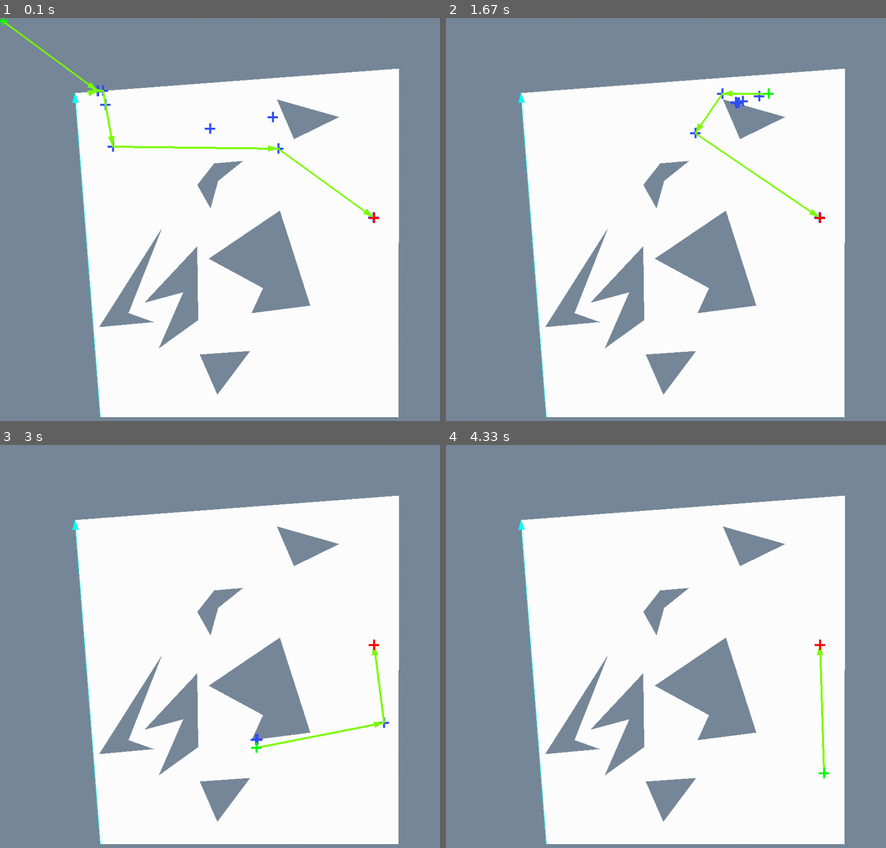
Above: before the commit, frames 1-4 (two rows, left to right).
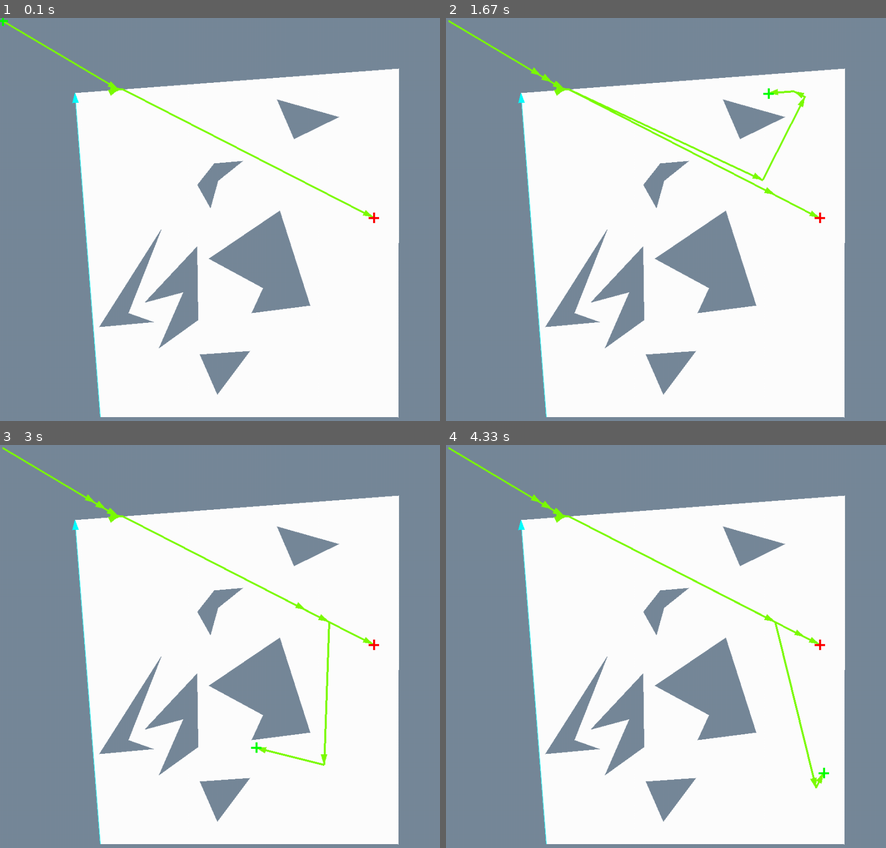
Above: after the commit, the same moments.

Repository: DoYouEvenStackSmash/planning-algorithms-exercises
Game: pygame game, started from src/ch5/random-dense-tree/rdt-demo.py
Two runs of this game, one before a commit and one after it. Both use one fixed random seed, a clock stepped at 60 frames per second and the inputs below.
Inputs (mouse positions are in pixels of both pictures, inside the frame that each line leads up to):
- Up to frame 1 (0.1 s): no input
- Up to frame 2 (1.67 s): move the mouse to (674, 288) at 0.37 s; move the mouse to (573, 271) at 0.87 s; move the mouse to (767, 94) at 1.22 s
- Up to frame 3 (3 s): move the mouse to (259, 525) at 1.82 s; move the mouse to (255, 747) at 2.55 s
- Up to frame 4 (4.33 s): move the mouse to (824, 771) at 3.42 s

The runs differ from the first frame. In frame 1, 1.3% of the frame differs, in the area x 1-87%, y 0-51%; in frame 2, 1.5%, in the area x 0-87%, y 0-51%; in frame 3, 1.3%; in frame 4, 1.1%.

Commit message:
added stuff

Diff:
--- a/src/ch5/random-dense-tree/cell_decomp_support.py
+++ b/src/ch5/random-dense-tree/cell_decomp_support.py
@@ -55,7 +55,7 @@
         """
         M = VerticalCellDecomposition.get_normal_pt(A, B, C)
 
-        T = mfn.pol2car(C, 10, theta)
+        T = mfn.pol2car(C, 1, theta)
 
         gamma = VerticalCellDecomposition.test_get_delta_theta(M, C, T)
         dist = mfn.euclidean_dist(C, M)
--- a/src/ch5/random-dense-tree/graph_processing.py
+++ b/src/ch5/random-dense-tree/graph_processing.py
@@ -119,3 +119,50 @@
         marker = marker + 1
     path.reverse()
     return path
+
+def get_vtx_path(vl, start, end):
+    curr = end
+    pl = [curr]
+    while 1:
+        for c in vl[curr].adj:
+            if c < curr:
+                pl.append(c)
+                curr = c
+                break
+        if curr == start:
+            break
+    print(pl)
+    return pl
+
+
+import heapq
+
+def dijkstra(edges, start, end):
+    graph = {}
+    for edge in edges:
+        if edge[0] not in graph:
+            graph[edge[0]] = []
+        graph[edge[0]].append((edge[1], edge[2]))
+
+    pq = [(0, start, [])]  # Priority queue (distance, node, path)
+    visited = set()
+
+    while pq:
+        (cost, node, path) = heapq.heappop(pq)
+        if node not in visited:
+            path = path + [node]
+            if node == end:
+                return [(path[i], path[i+1], graph[path[i]][j][1]) for i in range(len(path)-1) for j in range(len(graph[path[i]])) if graph[path[i]][j][0] == path[i+1]]
+            visited.add(node)
+            for neighbor, weight in graph.get(node, []):
+                if neighbor not in visited:
+                    heapq.heappush(pq, (cost + weight, neighbor, path))
+    return None
+
+# # Example usage:
+# edges = [('A', 'B', 2), ('A', 'C', 5), ('B', 'C', 1), ('B', 'D', 6), ('C', 'D', 3)]
+# start_node = 'A'
+# end_node = 'D'
+
+# shortest_path = dijkstra(edges, start_node, end_node)
+# print(shortest_path)
--- a/src/ch5/random-dense-tree/helpers.py
+++ b/src/ch5/random-dense-tree/helpers.py
@@ -4,6 +4,7 @@
 from render_support import TransformFxns as tfn
 from render_support import PygameArtFxns as pafn
 from cell_decomp_support import *
+import random
 
 
 class V:
@@ -80,6 +81,10 @@
     Adds a vertex to a chosen edge. removes the chosen edge
     """
     edge_set.remove(edge)
+    # vlist[edge[1]].adj.remove(edge[0])
+    # vlist[edge[1]].adj.add(v_idx)
+    # vlist[v_idx].adj.add(edge[0])
+    # vlist[v_idx].adj.add(edge[1])
     edge_set.add((edge[0], v_idx))
     edge_set.add((v_idx, edge[1]))
 
@@ -88,7 +93,10 @@
     """
     Adds a new edge between source vertex and new vertex
     """
+    # vlist[sv_idx].adj.add(v_idx)
+    # vlist[v_idx].adj.add(sv_idx)
     edge_set.add((sv_idx, v_idx))
+
 
 
 def get_normal_pt(edge, pt):
@@ -101,6 +109,7 @@
     Returns:
         _type_: single point
     """
+    return VerticalCellDecomposition.get_normal_pt(edge[0],edge[1], pt)
     a, b, c = (
         cart2complex(pt, edge[0]),
         cart2complex(pt, edge[1]),
@@ -161,7 +170,7 @@
     theta, d = mfn.car2pol(sv, tpt)
 
     # check each obstacle edge for intersections
-    for e in obs_edge_set:
+    for i,e in enumerate(obs_edge_set):
         p1, p2 = ovl[e[0]].pt, ovl[e[1]].pt
         if test_for_intersection(p1, p2, sv, theta):
             # I = VerticalCellDecomposition.get_intersection_pt(p1, p2, sv, theta)
@@ -173,7 +182,7 @@
     theta, d = mfn.car2pol(sv, tpt)
 
     flag = False
-    if min_st_dist > d:
+    if min_st_dist >= d:
         min_st_dist = d
         flag = True
 
@@ -213,7 +222,7 @@
     Generates a random sequence of floats between 0,1000
     returns a sequence of points
     """
-    rng = np.random.default_rng(12345)
+    rng = np.random.default_rng(random.randint(10000,20000))
     rand_val = lambda: (rng.uniform()) * 700 + 130
     pl = []
     for i in range(k):
@@ -232,7 +241,7 @@
     theta, d = mfn.car2pol(origin_pt,target_pt)
     # print(d)
     for i,e in enumerate(obs_edge_list):
-        print(e)
+        # print(e)
         p1, p2, = obs_vtx_list[e[0]].pt, obs_vtx_list[e[1]].pt
         if test_for_intersection(p1, p2, origin_pt, theta) or test_for_intersection(p2, p1, origin_pt, theta):
             npt = get_normal_pt((p1,p2), origin_pt)
--- /dev/null
+++ b/src/ch5/random-dense-tree/optimizer.py
@@ -0,0 +1,88 @@
+import numpy as np
+import matplotlib.pyplot as plt
+
+# B-spline basis function (degree = 3 cubic B-spline)
+def b_spline_basis(i, k, u, knots):
+    if k == 0:
+        return 1.0 if knots[i] <= u < knots[i + 1] else 0.0
+    else:
+        d1 = (u - knots[i]) / (knots[i + k] - knots[i]) if knots[i + k] != knots[i] else 0
+        d2 = (knots[i + k + 1] - u) / (knots[i + k + 1] - knots[i + 1]) if knots[i + k + 1] != knots[i + 1] else 0
+        return d1 * b_spline_basis(i, k - 1, u, knots) + d2 * b_spline_basis(i + 1, k - 1, u, knots)
+
+# B-spline trajectory generation
+def generate_b_spline(control_points, n_points=100):
+    n_control_points = len(control_points)
+    degree = 4
+    # Knot vector (uniform)
+    knots = np.linspace(0, 1, n_control_points + degree + 1)
+
+    # Generate trajectory points
+    u_vals = np.linspace(0, 1, n_points)
+    trajectory = np.zeros((n_points, 2))
+
+    for j, u in enumerate(u_vals):
+        for i in range(n_control_points):
+            basis = b_spline_basis(i, degree, u, knots)
+            trajectory[j] += basis * control_points[i]
+
+    return trajectory
+
+# Objective function: minimize the total length of the trajectory
+def trajectory_length(trajectory):
+    return np.sum(np.sqrt(np.sum(np.diff(trajectory, axis=0)**2, axis=1)))
+
+# Numerical gradient descent to optimize control points
+def optimize_trajectory(control_points, learning_rate=0.001, n_iterations=1000):
+    control_points = np.array(control_points).astype(float)
+
+    for iteration in range(n_iterations):
+        # Generate B-spline trajectory
+        trajectory = generate_b_spline(control_points)
+
+        # Compute the objective (trajectory length)
+        length = trajectory_length(trajectory)
+
+        # Numerical gradient computation (simple finite difference)
+        grad = np.zeros_like(control_points)
+        control_points+=1e-5
+        new_trajectory = generate_b_spline(control_points)
+        new_length = trajectory_length(new_trajectory)
+        grad = (new_length - length) / 1e-5
+        control_points -= 1e-5
+        # for i in range(len(control_points)):
+        #     for j in range(2):  # x and y coordinates
+        #         control_points[i, j] += 1e-5
+        #         new_trajectory = generate_b_spline(control_points)
+        #         new_length = trajectory_length(new_trajectory)
+        #         grad[i, j] = (new_length - length) / 1e-5
+        #         control_points[i, j] -= 1e-5  # Restore control point
+
+        # Update control points using gradient descent
+        control_points -= learning_rate * grad
+
+        if iteration % 100 == 0:
+            print(f"Iteration {iteration}: Trajectory length = {length}")
+
+    return control_points
+
+# Example waypoints (initial control points)
+waypoints = [(0, 0), (1, 2), (2, 1), (3, 3), (4, 0), (5, 2)]
+
+# Optimize the control points
+optimized_control_points = optimize_trajectory(waypoints[1:-1])
+print(optimized_control_points)
+# exit()
+# Generate the optimized trajectory
+optimized_trajectory = generate_b_spline(optimized_control_points)
+
+# Plot the original waypoints and the optimized trajectory
+plt.figure(figsize=(8, 6))
+plt.plot(*zip(*waypoints), 'ro-', label="Waypoints (Initial Control Points)")
+plt.plot(optimized_trajectory[:, 0], optimized_trajectory[:, 1], 'b-', label="Optimized Trajectory")
+plt.legend()
+plt.title('B-Spline Optimized Trajectory')
+plt.xlabel('X')
+plt.ylabel('Y')
+plt.grid()
+plt.show()
--- a/src/ch5/random-dense-tree/rdt-demo.py
+++ b/src/ch5/random-dense-tree/rdt-demo.py
@@ -21,25 +21,26 @@
 DEBUG = False
 
 
-def RDT_loop(screen, start, goal, obs_edge_set, input_points, obstacle_vertex_list):
-    """
-    Given a start and goal, construct an RDT over the world in search of the goal
-    """
-    vlist = [V(start)]
-    edge_set = set()
+def continue_RDT_loop(screen, start, goal, obs_edge_set, input_points, obstacle_vertex_list,vlist,edge_set):
+
+    # edge_set = set()
     global rand_val
     el = None
     # randvals = [rand_val() for _ in range(len(input_points))]
     i = 0
-
+    input_len = len(input_points)
+    # input_points = deque(input_points)
     # i+=1
-    while i < len(input_points):
+    while input_len:
+        i = random.randint(0, input_len-1)
         tpt = input_points[i]
+        input_len -= 1
         # beeline for the goal
         if rand_val() == 1:
             tpt = goal
-            i = i - 1
+            input_len +=1
         else:
+            del input_points[i]
             f2 = get_nearest_feature(obstacle_vertex_list, obs_edge_set, tpt)
             n = None
             if len(f2) > 1:
@@ -77,7 +78,7 @@
             vlist, obs_edge_set, sv_idx, tpt, edge_set, obstacle_vertex_list
         )
 
-        i += 1
+        # i += 1
 
         # finish
         if tpt == goal and flag:
@@ -88,32 +89,157 @@
                     pafn.frame_draw_line(screen, (p1, p2), pafn.colors["red"])
             # compute the path between start and goal
             path = get_path(build_inverted_tree(list(edge_set), 0), 0, len(vlist) - 1)
+            # path = get_vtx_path(vlist, 0,len(vlist)-1)
+            # pts = [vlist[i].pt for i in range(len(path))]
+            # reversed(pts)/
+
             pts = [vlist[path[0][0]].pt]
             pts.extend([vlist[path[i][1]].pt for i in range(len(path))])
-
-            vals = [pts[0]]
+            # vals = pts
+            vals = deque()
+            vals.append(pts[0])
             k = 1
-            for p in pts:
-                pafn.frame_draw_cross(screen, p, pafn.colors["indigo"])
+            # if DEBUG:
+            #     for p in pts:
+            #         pafn.frame_draw_cross(screen, p, pafn.colors["indigo"])
             # reversed(pts)
+
+
+            # print
+
             while len(vals) < len(pts) and k < len(pts):
                 c = len(pts) - 1
                 while c > k:
+
                     if check_for_free_path(obs_edge_set, obstacle_vertex_list, vals[-1] ,pts[c]):
+                        # dist(vals[-1],c)
                         vals.append(pts[c])
                         k = c + 1
-
                         break
                     c-=1
-
                 if c == k:
                     vals.append(pts[k])
                     k = k + 1
+            points_skipped = len(pts) - len(vals)
+            # print(points_skipped)
+            # pafn.frame_draw_ray(screen, vals[-2],vals[-1], pafn.colors["lawngreen"],True)
 
             for k in range(1,len(vals)):
                 pafn.frame_draw_ray(screen, vals[k-1],vals[k], pafn.colors["lawngreen"],True)
-            return True
-    return False
+            return True,vlist,input_points,edge_set
+    return False,vlist,[],edge_set
+
+def RDT_loop(screen, start, goal, obs_edge_set, input_points, obstacle_vertex_list):
+    """
+    Given a start and goal, construct an RDT over the world in search of the goal
+    """
+    vlist = deque([V(start)])
+    edge_set = set()
+    global rand_val
+    el = None
+    # randvals = [rand_val() for _ in range(len(input_points))]
+    i = 0
+    input_len = len(input_points)
+    input_points = deque(input_points)
+    # i+=1
+    while input_len:
+        i = random.randint(0, input_len-1)
+        tpt = input_points[i]
+        input_len -= 1
+        # beeline for the goal
+        if rand_val() == 1:
+            tpt = goal
+            input_len +=1
+        else:
+            del input_points[i]
+            f2 = get_nearest_feature(obstacle_vertex_list, obs_edge_set, tpt)
+            n = None
+            if len(f2) > 1:
+                n = get_normal_pt(
+                    (obstacle_vertex_list[f2[0]].pt, obstacle_vertex_list[f2[1]].pt),
+                    tpt,
+                )
+            else:
+                n = obstacle_vertex_list[f2[0]].pt
+            if dist(tpt, n) < 1:
+                i += 1
+                continue
+
+        f = get_nearest_feature(vlist, edge_set, tpt)
+
+        # nearest feature is an edge
+        if len(f) > 1:
+            # vl1, vl2 = f
+            # v1, v2 = vlist[f[0]], vlist[f[1]]
+            n = get_normal_pt((vlist[f[0]].pt, vlist[f[1]].pt), tpt)
+            # nv = V(n)
+            nv_idx = len(vlist)
+            vlist.append(V(n))
+            # break the edge at the normal point
+            addV2E(vlist, edge_set, f, nv_idx)
+
+            # set nearest feature to the new vertex breaking the edge
+            f = [nv_idx]
+
+        # set source vertex to the nearest feature
+        sv_idx = f[0]
+
+        # add the new edge if it exists
+        flag = check_path(
+            vlist, obs_edge_set, sv_idx, tpt, edge_set, obstacle_vertex_list
+        )
+
+        # i += 1
+
+        # finish
+        if tpt == goal and flag:
+            # render the current tree
+            if DEBUG:
+                for e in list(edge_set):
+                    p1, p2 = vlist[e[0]].pt, vlist[e[1]].pt
+                    pafn.frame_draw_line(screen, (p1, p2), pafn.colors["red"])
+            # compute the path between start and goal
+            path = get_path(build_inverted_tree(list(edge_set), 0), 0, len(vlist) - 1)
+            # reversed(list(edge_set))
+            # path = get_vtx_path(vlist, 0,len(vlist)-1)
+            # pts = [vlist[i].pt for i in range(len(path))]
+            # reversed(pts)/
+
+            pts = [vlist[path[0][0]].pt]
+            pts.extend([vlist[path[i][1]].pt for i in range(len(path))])
+            # vals = pts
+            vals = deque()
+            vals.append(pts[0])
+            k = 1
+            # if DEBUG:
+            #     for p in pts:
+            #         pafn.frame_draw_cross(screen, p, pafn.colors["indigo"])
+            # reversed(pts)
+
+
+            # print
+
+            while len(vals) < len(pts) and k < len(pts):
+                c = len(pts) - 1
+                while c > k:
+
+                    if check_for_free_path(obs_edge_set, obstacle_vertex_list, vals[-1] ,pts[c]):
+                        # dist(vals[-1],c)
+                        vals.append(pts[c])
+                        k = c + 1
+                        break
+                    c-=1
+                if c == k:
+                    vals.append(pts[k])
+                    k = k + 1
+            points_skipped = len(pts) - len(vals)
+            # print(points_skipped)
+            # pafn.frame_draw_ray(screen, vals[-2],vals[-1], pafn.colors["lawngreen"],True)
+
+            for k in range(1,len(vals)):
+                pafn.frame_draw_ray(screen, vals[k-1],vals[k], pafn.colors["lawngreen"],True)
+            return True,vlist,input_points, edge_set
+    return False,vlist,[], edge_set
 
 
 
@@ -143,7 +269,7 @@
             obs_edge_set.add((opl[val], opl[val2]))
 
     # sample the input space
-    input_points = get_rand_sequence(400)
+    input_points = get_rand_sequence(200)
     ips = set(input_points)
 
     for tpt in input_points:
@@ -165,19 +291,70 @@
     g = (750, 400)
     last = None
     # time.sleep(3)
+    counter = 0
+    flag, vlist,edge_set = False, None,None
+    FIRST = True
     while 1:
         for event in pygame.event.get():
             if event.type == pygame.MOUSEBUTTONDOWN:
                 sys.exit()
             goal = pygame.mouse.get_pos()
+            counter += 1
             if goal == last:
                 continue
+            # if counter % 10:
+            #     continue
+            # else:
+            #     counter = 0
             last = goal
             pafn.clear_frame(screen)
             draw_face(screen, dcel, ID)
-            flag = RDT_loop(screen, goal, g, obs_edge_set, input_points, ovl)
+            if FIRST:
+                flag,vlist,input_points,edge_set = RDT_loop(screen, goal, g, obs_edge_set, input_points, ovl)
+                FIRST = False
+            elif flag:
+                f = get_nearest_feature(vlist, edge_set, g)
+
+                # nearest feature is an edge
+                if len(f) > 1:
+                    # vl1, vl2 = f
+                    # v1, v2 = vlist[f[0]], vlist[f[1]]
+                    n = get_normal_pt((vlist[f[0]].pt, vlist[f[1]].pt), g)
+                    # nv = V(n)
+                    nv_idx = len(vlist)
+                    vlist.append(V(n))
+                    # break the edge at the normal point
+                    addV2E(vlist, edge_set, f, nv_idx)
+
+                    # set nearest feature to the new vertex breaking the edge
+                    f = [nv_idx]
+                sv_idx = f[0]
+
+                f = vlist[sv_idx].pt
+                # g2 = vlist[nv_idx].pt
+                # print(f)
+                flag,vlist,input_points,edge_set = continue_RDT_loop(screen,f,goal, obs_edge_set, input_points, ovl, vlist,edge_set)
+
+                flag,vlist,input_points,edge_set = continue_RDT_loop(screen,f,g, obs_edge_set, input_points, ovl, vlist,edge_set)
+
             if not flag:
-                random.shuffle(input_points)
+                input_points = get_rand_sequence(200)
+                ips = set(input_points)
+
+                for tpt in input_points:
+                    f2 = get_nearest_feature(ovl, obs_edge_set, tpt)
+                    n = None
+                    if len(f2) > 1:
+                        n = get_normal_pt((ovl[f2[0]].pt, ovl[f2[1]].pt), tpt)
+                    else:
+                        n = ovl[f2[0]].pt
+                    if dist(tpt, n) < 1:
+                        ips.remove(tpt)
+                input_points = list(ips)
+                FIRST = True
+
+            # if not flag:
+            #     random.shuffle(input_points)
             pafn.frame_draw_cross(screen, g, pafn.colors["red"])
             pafn.frame_draw_cross(screen, goal, pafn.colors["green"])
             pygame.display.update()
--- a/src/ch6/vertical-cell-decomposition/vcd.py
+++ b/src/ch6/vertical-cell-decomposition/vcd.py
@@ -215,12 +215,83 @@
     return pair_list
 
 
+# # Define lambda functions for exponential, angle, and distance calculations using NumPy
+# exp = lambda x: np.exp(x)
+# ang = lambda x: np.angle(x)
+dist = lambda p1, p2: np.sqrt(np.square(p1[0] - p2[0]) + np.square(p1[1] - p2[1]))
+
+
+def get_normal_e_pt(edge, pt):
+    """Given an edge and a point, calculates the point on the edge which is closest to the target
+
+    Args:
+        edge (_type_): pair of points
+        pt (_type_): single point
+
+    Returns:
+        _type_: single point
+    """
+    a, b, c = (
+        cart2complex(pt, edge[0]),
+        cart2complex(pt, edge[1]),
+        cart2complex(edge[1], edge[0]),
+    )
+    if abs(c) == 0:
+        return pt
+
+    h = mag(a)
+    norm = lambda cv: cv / abs(cv)
+    theta = abs(np.angle(a / c))
+    d = h * np.cos(theta)
+    npt = complex2cart(norm(c) * d, edge[0])
+    return npt
+
+def test_for_intersection(A, B, C, theta):
+    """
+    Test function for determining whether vector at origin C with angle theta
+    intersects with the segment AB
+    Returns True/False
+    """
+    I = vcd.get_intersection_pt(A, B, C, theta)
+    T = mfn.pol2car(C, 0.2, theta)
+    test_distance = mfn.euclidean_dist(T, I)
+    curr_distance = mfn.euclidean_dist(C, I)
+
+    if test_distance > curr_distance:
+        return False
+
+    d1 = mfn.euclidean_dist(A, I)
+    d2 = mfn.euclidean_dist(B, I)
+    base_d = mfn.euclidean_dist(A, B)
+    if max(d1, d2) >= base_d:
+        return False
+    return True
+
+def alt_check_for_free_path(obs_edge_list, origin_pt, target_pt):
+    """
+    Determines whether vector with origin, angle, of length distance is free of obstacles
+    Returns True/False
+    """
+    distkey = lambda x: x[0]
+    intersections = []
+    theta, d = mfn.car2pol(origin_pt,target_pt)
+    # print(d)
+    for i,e in enumerate(obs_edge_list):
+        # print(e)
+        p1, p2, = e[0], e[1]
+        if test_for_intersection(p1, p2, origin_pt, theta) or test_for_intersection(p2, p1, origin_pt, theta):
+            npt = get_normal_e_pt((p1,p2), origin_pt)
+            if dist(npt, origin_pt) < d:
+                return False
+                # continue
+    return True
+
 def main():
     pygame.init()
     screen = pafn.create_display(1000, 1000)
     pafn.clear_frame(screen)
 
-    ID, dcel = textbook_obj()
+    ID, dcel = test_obj_2()
 
     vpl = vertical_cell_decomposition(screen, dcel)
     pair_list = refine_roadmap(dcel, vpl)
@@ -240,6 +311,8 @@
     vol = list(vtx_pt_set)
     start, goal = pair_list[0][0], pair_list[len(pair_list) - 1][0]
     obstacle_space = dcel.construct_global_edge_list()
+    oel = [(v2pt(edge_vtx(e)),v2pt(get_adj_succ(edge_vtx(e)))) for e in obstacle_space]
+    pts = []
 
     while 1:
         for event in pygame.event.get():
@@ -253,9 +326,9 @@
         pafn.clear_frame(screen)
         draw_face(screen, dcel, ID)
 
-        for ed in tree_list:
-            p1, p2 = ed[0], ed[1]
-            pafn.frame_draw_line(screen, (p1, p2), pafn.colors["black"])
+        # for ed in tree_list:
+        #     p1, p2 = ed[0], ed[1]
+        #     pafn.frame_draw_line(screen, (p1, p2), pafn.colors["black"])
 
         nearest_landmark = get_nearest_landmark(obstacle_space, pair_list, goal)
         if nearest_landmark == None:
@@ -271,10 +344,37 @@
         tree_list = build_inverted_tree(pair_list, start)
         path_to_goal = get_path(tree_list, start, goal)
 
+        pts = [path_to_goal[0][0]]
+        pts.extend([path_to_goal[i][1] for i in range(len(path_to_goal))])
+        x = len(pts)
+        for i in range(2):
+            vals = [pts[0]]
+            k = 1
+            # for p in pts:
+            #     pafn.frame_draw_cross(screen, p, pafn.colors["indigo"])
+            # reversed(pts)
+            while len(vals) < len(pts) and k < len(pts):
+                c = len(pts) - 1
+                while c > k:
+                    if alt_check_for_free_path(oel, vals[-1] ,pts[c]):
+                        vals.append(pts[c])
+                        k = c + 1
+
+                        break
+                    c-=1
+
+                if c == k:
+                    vals.append(pts[k])
+                    k = k + 1
+            pts = vals
+        print(x - len(pts))
         pair_list.pop()
         pair_list.pop()
 
-        draw_path(screen, path_to_goal, pafn.colors["darker-green"])
+        # draw_path(screen, path_to_goal, pafn.colors["darker-green"])
+        for k in range(1,len(pts)):
+            pafn.frame_draw_cross(screen, vals[k], pafn.colors["white"])
+            pafn.frame_draw_ray(screen, vals[k-1],vals[k], pafn.colors["red"])
         pafn.frame_draw_cross(screen, start, pafn.colors["red"])
         pafn.frame_draw_cross(screen, goal, pafn.colors["red"])
         pygame.display.update()
--- a/src/custom/kdtree/pointmap.py
+++ b/src/custom/kdtree/pointmap.py
@@ -112,9 +112,12 @@
     graph = Digraph(
         format="png"
     )  # You can choose the output format (e.g., 'png', 'pdf', 'svg', etc.)
-
+    ptdict = {}
+    for i,n in enumerate(nodelist):
+
+        n.id = i
     for n in nodelist:
-        node_label = f"{n.pt} : c{n.cut_dim}"
+        node_label = f"{n.id}"
         graph.node(str(n.id), label=node_label)
 
         if n.left:
@@ -123,9 +126,11 @@
         if n.right:
             graph.edge(str(n.id), str(n.right.id))
 
-    graph.render(
-        filename="kd", cleanup=True, view=True
-    )  # Saves the output as 'kd.format' and opens it
+    # graph.render(
+    #     filename="kd", cleanup=True, view=True
+    # )  # Saves the output as 'kd.format' and opens it
+    graph.render('kd', format='svg')
+
 
 
 THRES = 1e-8
@@ -279,7 +284,7 @@
     screen = pafn.create_display(1000, 1000)
     pafn.clear_frame(screen)
 
-    T = 30
+    T = 10
     pairs = np.array(
         [(random.randint(1, 1000), random.randint(1, 1000)) for _ in range(T)]
     )
@@ -288,7 +293,8 @@
     # print(nodecount)
     # print(len(nodelist))
     traverse(screen, tr)
-    # convert_to_graphviz(nodelist)
+    convert_to_graphviz(nodelist)
+    sys.exit()
     last = None
     global search_count
     while 1:
Not shown, added: src/custom/kdtree/kd
Not shown, added: src/custom/kdtree/kd.svg
